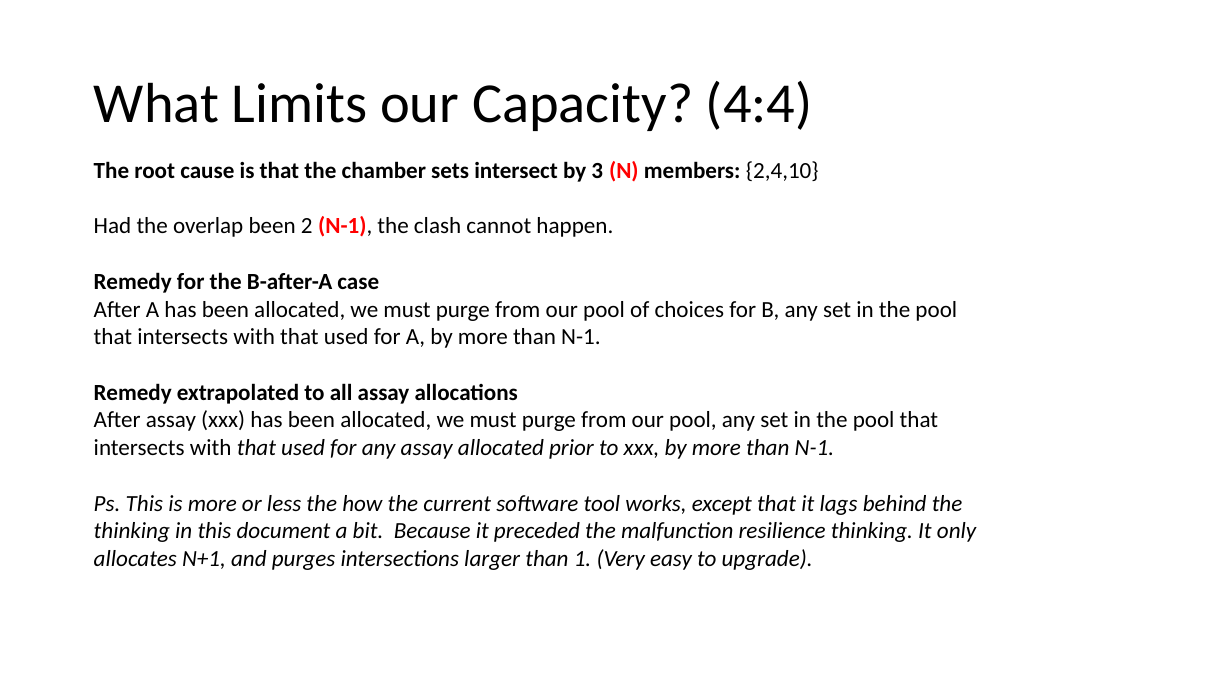
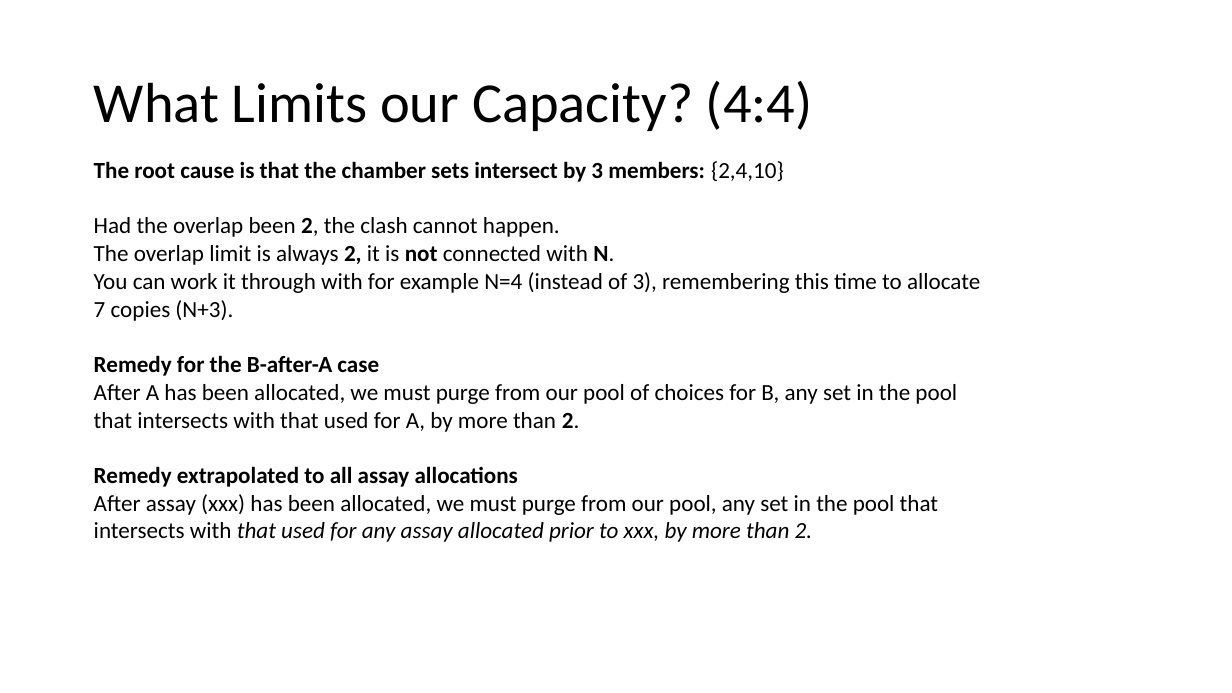
Before and after one commit to pete-dnae/assay-alloc, a slide deck: slide 9 of docs/aaa-explainer.pptx. Drawn at 1232x693 pixels with LibreOffice and Linux fonts; fonts in the diff are those of the drawing. Boxes give left, top, right and bottom in pixels: in the first picture for what was removed or moved away, otherwise in the second. Text is boxed around its words. In the diff, an @@ line names an element or a change of style, - is before the commit and + after.

Commit message:
Finished refactoring, and fixed bug, where max permitted overlap should always be the constant value 2.

```diff
--- a/docs/aaa-explainer.pptx
+++ b/docs/aaa-explainer.pptx
@@ text at box(94, 161, 980, 321): text changed; bold off @@
-The root cause is that the chamber sets intersect by 3 (N) members: {2,4,10}
-Had the overlap been 2 (N-1), the clash cannot happen.
+The root cause is that the chamber sets intersect by 3 members: {2,4,10}
+Had the overlap been 2, the clash cannot happen.
+The overlap limit is always 2, it is not connected with N.
+You can work it through with for example N=4 (instead of 3), remembering this time to allocate 7 copies (N+3).
@@ text at box(94, 384, 957, 432): text changed @@
-After A has been allocated, we must purge from our pool of choices for B, any set in the pool that intersects with that used for A, by more than N-1.
+After A has been allocated, we must purge from our pool of choices for B, any set in the pool that intersects with that used for A, by more than 2.
@@ text at box(94, 494, 938, 542): text changed; italic off @@
-After assay (xxx) has been allocated, we must purge from our pool, any set in the pool that intersects with that used for any assay allocated prior to xxx, by more than N-1.
-Ps. This is more or less the how the current software tool works, except that it lags behind the thinking in this document a bit. Because it preceded the malfunction resilience thinking. It only allocates N+1, and purges intersections larger than 1. (Very easy to upgrade).
+After assay (xxx) has been allocated, we must purge from our pool, any set in the pool that intersects with that used for any assay allocated prior to xxx, by more than 2.
```
Also in this commit, not shown: 3 other slides changed, 1 slide added, 2 other files.
